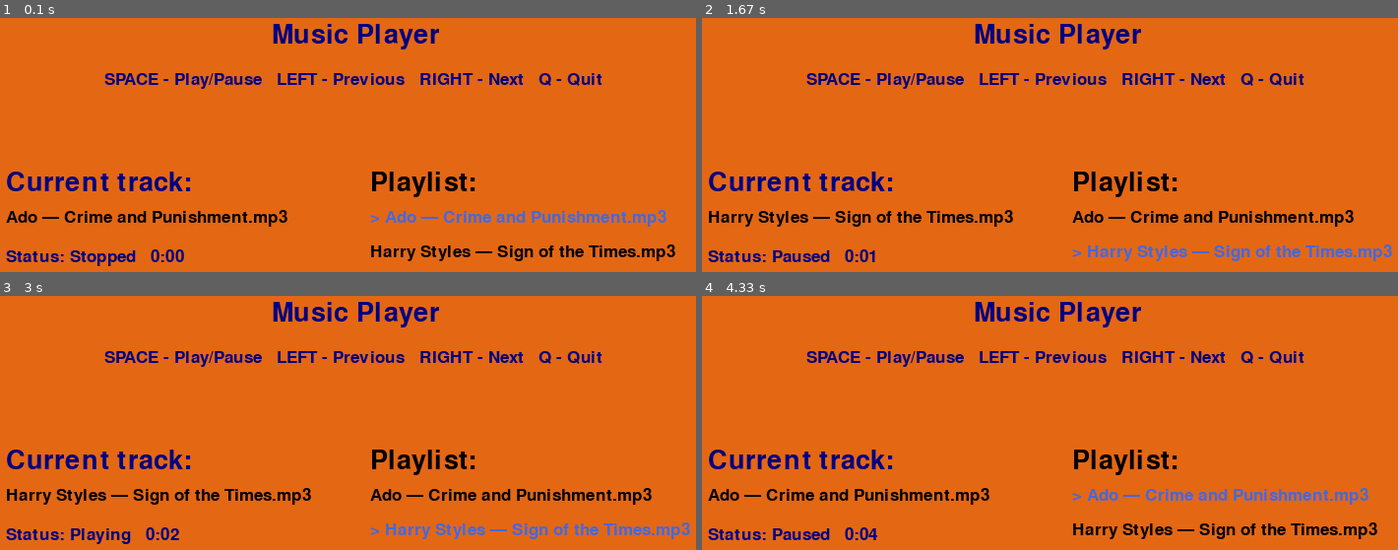
Above: before the commit, frames 1-4 (two rows, left to right).
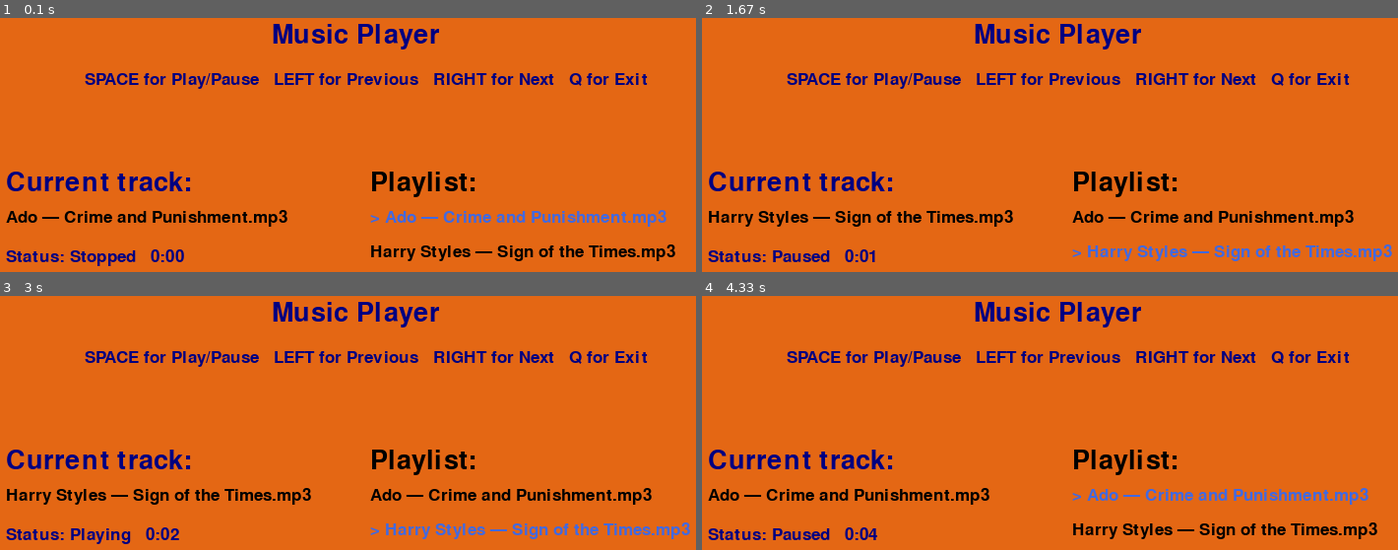
Above: after the commit, the same moments.

Repository: likirosh/PP2
Game: pygame game, started from Practice_9/music_player/main.py
The game is run twice, just before and just after one commit, with the same random seed, the same clock (stepped at 60 frames per second) and the same inputs.
Inputs:
- Up to frame 1 (0.1 s): no input
- Up to frame 2 (1.67 s): hold Right 0.33-0.8 s; hold Right 0.83-1.3 s; tap Space at 0.9, 1.2, 1.4 s; hold Left from 1.33 s (still down)
- Up to frame 3 (3 s): tap Space at 1.7, 1.97, 2.27, 2.4, 2.7 s; release Left at 1.87 s; hold Left 1.9-2.3 s; hold Right 2.33-2.97 s
- Up to frame 4 (4.33 s): hold Left 3-3.47 s; tap Space at 3.07, 3.37, 3.57, 3.87, 4.07 s; hold Right 3.5-3.97 s; hold Right from 4 s (still down)

The runs differ from the first frame. In frame 1, 2.2% of the frame differs, in the area x 12-94%, y 21-28%; in frame 2, 2.2%; in frame 3, 2.2%; in frame 4, 2.2%.

Commit message:
Practice 9

Diff:
--- a/Practice_9/music_player/main.py
+++ b/Practice_9/music_player/main.py
@@ -45,11 +45,11 @@
     screen.blit(title, (320, 50))
 
     instructions = small_font.render(
-        "SPACE - Play/Pause   LEFT - Previous   RIGHT - Next   Q - Quit",
+        "SPACE for Play/Pause   LEFT for Previous   RIGHT for Next   Q for Exit",
         True,
         (0, 0, 128)
     )
-    screen.blit(instructions, (150, 100))
+    screen.blit(instructions, (130, 100))
 
     if len(player.playlist) > 0:
 
